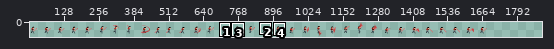
Sprite sheet: assets/characters/drew.png. The picture above shows the old version from afar; the outline marks the close-up.
Close-up. Before:
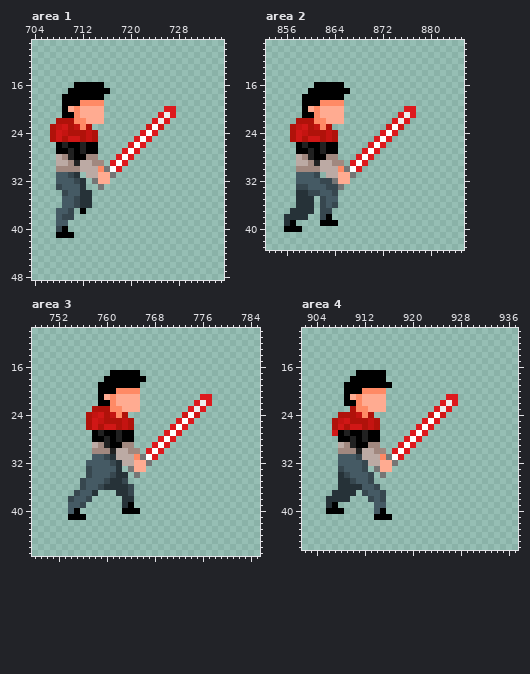
The file is 1700x58 pixels. Shown: area 1: x 704..735, y 9..48; area 2: x 853..885, y 9..43; area 3: x 748..785, y 10..47; area 4: x 902..937, y 10..46. The old version is drawn lined up with the new one, on the new canvas. The wide view leaves out empty margins. The commit also changed other parts of the picture, which this record leaves out.
The same view after the edit:
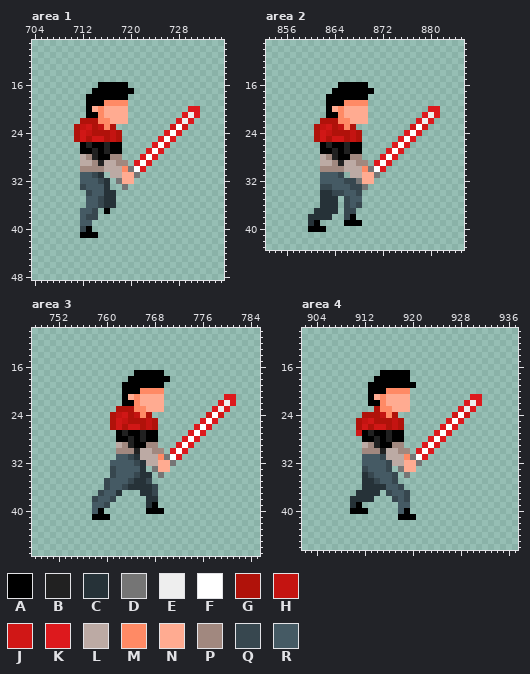
Palette (. is transparent): A #000000  B #212121  C #263238  D #757575  E #eeeeee  F #ffffff  G #b0120a  H #c41411  J #d01716  K #dd191d  L #bcaaa4  M #ff8a65  N #ffab91  P #a1887f  Q #37474f  R #455a64
What changed:
canvas 1700x58 -> 1900x58
Area 1:
y 16: x 711..714 AAAA -> ....; x 716..719 .... -> AAAA
y 17: x 710..713 AAAA -> ....; x 717..720 .... -> AAAA
y 18: x 709..712 AAAA -> ....; x 716..719 .... -> AAAA
y 19: x 709..719 AAAMMMM.... -> ....AAAMMMM
y 20: x 709..713 ANMNN -> ....A; x 715..719 N.... -> MNNNN; x 726..727 KK -> ..; x 730..731 .. -> KK
y 21: x 709..719 AAMNNNN.... -> ....AAMNNNN; x 725..727 KEK -> ...; x 729..731 ... -> KEK
y 22: x 708..719 GGGMMNNN.... -> ....GGGMMNNN; x 724..726 KEK -> ...; x 728..730 ... -> KEK
y 23: x 707..717 GHJGHMG.... -> ....GHJGHMG; x 723..725 JFJ -> ...; x 727..729 ... -> JFJ
y 24: x 707..710 GJHG -> ....; x 712 G -> J; x 715..718 .... -> GGHG; x 722..724 KFK -> ...; x 726..728 ... -> KFK
y 25: x 707..718 GJGJJGHG.... -> ....GJGJJGHG; x 721..723 KFK -> ...; x 725..727 ... -> KFK
y 26: x 708..713 ABAABA -> ....AB; x 715..718 .... -> ABAA; x 720..722 KFK -> ...; x 724..726 ... -> KFK
y 27: x 708..712 AABAB -> ....A; x 714..721 A....KFK -> BABAA...; x 723..725 ... -> KFK
y 28: x 708..712 LPBAA -> ....L; x 714..720 P...KFK -> BAAPP..; x 722..724 ... -> KFK
y 29: x 708..711 LLPB -> ....; x 715..719 P.KFK -> BLLPP; x 721..723 ... -> KFK
y 30: x 708..722 PPPPLLLMDFK.... -> ....PPPPLLLMDFK
y 31: x 708..721 RRQC.LLNND.... -> ....RRQC.LLNND
y 32: x 708..716 RRRQC.DNN -> ....RRRQC; x 718..720 ... -> DNN
y 33: x 708..716 QRRRC..D. -> ....QRRRC; x 719 . -> D
y 34: x 709..717 QRRCC.... -> ....QRRCC
y 35..36: x 709..717 RRQCC.... -> ....RRQCC
y 37: x 708..710 RRQ -> ...; x 712..714 A.. -> RRQ; x 716 . -> A
y 38: x 708..710 RQQ -> ...; x 712..714 ... -> RQQ
y 39: x 708..709 RR -> ..; x 712..713 .. -> RR
y 40: x 708..709 QA -> ..; x 712..713 .. -> QA
y 41: x 708..710 AAA -> ...; x 712..714 ... -> AAA
Area 2:
y 16: x 861..864 AAAA -> ....; x 866..869 .... -> AAAA
y 17: x 860..863 AAAA -> ....; x 867..870 .... -> AAAA
y 18: x 859..862 AAAA -> ....; x 866..869 .... -> AAAA
y 19: x 859..869 AAAMMMM.... -> ....AAAMMMM
y 20: x 859..863 ANMNN -> ....A; x 865..869 N.... -> MNNNN; x 876..877 KK -> ..; x 880..881 .. -> KK
y 21: x 859..869 AAMNNNN.... -> ....AAMNNNN; x 875..877 KEK -> ...; x 879..881 ... -> KEK
y 22: x 858..869 GGGMMNNN.... -> ....GGGMMNNN; x 874..876 KEK -> ...; x 878..880 ... -> KEK
y 23: x 857..867 GHJGHMG.... -> ....GHJGHMG; x 873..875 JFJ -> ...; x 877..879 ... -> JFJ
y 24: x 857..860 GJHG -> ....; x 862 G -> J; x 865..868 .... -> GGHG; x 872..874 KFK -> ...; x 876..878 ... -> KFK
y 25: x 857..868 GJGJJGHG.... -> ....GJGJJGHG; x 871..873 KFK -> ...; x 875..877 ... -> KFK
y 26: x 858..863 ABAABA -> ....AB; x 865..868 .... -> ABAA; x 870..872 KFK -> ...; x 874..876 ... -> KFK
y 27: x 858..862 AABAB -> ....A; x 864..871 A....KFK -> BABAA...; x 873..875 ... -> KFK
y 28: x 858..862 LPBAA -> ....L; x 864..870 P...KFK -> BAAPP..; x 872..874 ... -> KFK
y 29: x 858..861 LLPB -> ....; x 865..869 P.KFK -> BLLPP; x 871..873 ... -> KFK
y 30: x 858..872 PPPPLLLMDFK.... -> ....PPPPLLLMDFK
y 31: x 858..871 RRRQ.LLNND.... -> ....RRRQ.LLNND
y 32: x 858..870 RRRRQQDNN.... -> ....RRRRQQDNN
y 33: x 858..862 QQRRR -> ....Q; x 864..869 QD.... -> RRRQQD
y 34: x 858..863 CCQQRR -> ....CC; x 865..868 .... -> QRRQ
y 35: x 858..860 CCC -> ...; x 862..864 QRR -> CCC; x 866..868 ... -> QRR
y 36: x 858..860 CCC -> ...; x 862..864 QRQ -> CCC; x 866..868 ... -> QRQ
y 37: x 857..864 CCCC.QQ. -> ....CCCC; x 866..867 .. -> QQ
y 38: x 856..863 CCCC..QA -> ....CCCC; x 866..867 .. -> QA
y 39: x 856..857 CA -> ..; x 860..864 ..AAA -> CA...; x 866..868 ... -> AAA
y 40: x 856..858 AAA -> ...; x 860..862 ... -> AAA
Area 3:
y 17: x 761..764 AAAA -> ....; x 766..769 .... -> AAAA
y 18: x 760..763 AAAA -> ....; x 767..770 .... -> AAAA
y 19: x 759..762 AAAA -> ....; x 766..769 .... -> AAAA
y 20: x 759..769 AAAMMMM.... -> ....AAAMMMM
y 21: x 759..763 ANMNN -> ....A; x 765..769 N.... -> MNNNN; x 776..777 KK -> ..; x 780..781 .. -> KK
y 22: x 759..769 AAMNNNN.... -> ....AAMNNNN; x 775..777 KEK -> ...; x 779..781 ... -> KEK
y 23: x 758..769 GGGMMNNN.... -> ....GGGMMNNN; x 774..776 KEK -> ...; x 778..780 ... -> KEK
y 24: x 757..767 GHJGHMG.... -> ....GHJGHMG; x 773..775 JFJ -> ...; x 777..779 ... -> JFJ
y 25: x 757..760 GJHG -> ....; x 762 G -> J; x 765..768 .... -> GGHG; x 772..774 KFK -> ...; x 776..778 ... -> KFK
y 26: x 757..768 GJGJJGHG.... -> ....GJGJJGHG; x 771..773 KFK -> ...; x 775..777 ... -> KFK
y 27: x 758..763 ABAABA -> ....AB; x 765..768 .... -> ABAA; x 770..772 KFK -> ...; x 774..776 ... -> KFK
y 28: x 758..762 AABAB -> ....A; x 764..771 A....KFK -> BABAA...; x 773..775 ... -> KFK
y 29: x 758..762 LPBAA -> ....L; x 764..770 P...KFK -> BAAPP..; x 772..774 ... -> KFK
y 30: x 758..763 PPPBLL -> ....PP; x 765..769 P.KFK -> BLLPP; x 771..773 ... -> KFK
y 31: x 758..772 RRQCLLLMDFK.... -> ....RRQCLLLMDFK
y 32: x 757..771 RRRRQCLLNND.... -> ....RRRRQCLLNND
y 33: x 757..766 QRRRRC.DNN -> ....QRRRRC; x 768..770 ... -> DNN
y 34: x 757..760 QRRR -> ....; x 762..767 CC.D.. -> RRRQCC; x 769 . -> D
y 35: x 756..759 QRRR -> ....; x 761..767 CCQ.... -> RRRQCCQ
y 36: x 756..768 QRRQCCCCQ.... -> ....QRRQCCCCQ
y 37: x 755..761 QRRC... -> ....QRR; x 763..764 CQ -> ..; x 766..768 ... -> CCQ
y 38: x 754..761 QRRQ.... -> ....QRRQ; x 763..764 CC -> ..; x 767..768 .. -> CC
y 39: x 754..756 RRQ -> ...; x 758..760 ... -> RRQ; x 763..764 CA -> ..; x 767..768 .. -> CA
y 40: x 754..755 RA -> ..; x 758..759 .. -> RA; x 763..765 AAA -> ...; x 767..769 ... -> AAA
y 41: x 754..756 AAA -> ...; x 758..760 ... -> AAA
Area 4:
y 17: x 911..914 AAAA -> ....; x 916..919 .... -> AAAA
y 18: x 910..913 AAAA -> ....; x 916..919 .... -> AAAA
y 19: x 909..912 AAAA -> ....; x 917..920 .... -> AAAA
y 20: x 909..919 AAAMMMM.... -> ....AAAMMMM
y 21: x 909..913 ANMNN -> ....A; x 915..919 N.... -> MNNNN; x 926..927 KK -> ..; x 930..931 .. -> KK
y 22: x 909..919 AAMNNNN.... -> ....AAMNNNN; x 925..927 KEK -> ...; x 929..931 ... -> KEK
y 23: x 910..919 GMMNNN.... -> ....GMMNNN; x 924..926 KEK -> ...; x 928..930 ... -> KEK
y 24: x 908..912 GGGHM -> ....G; x 914..917 .... -> GHMG; x 923..925 JFJ -> ...; x 927..929 ... -> JFJ
y 25: x 907..910 GHJG -> ....; x 912..913 GH -> HJ; x 915..918 .... -> GGHG; x 922..924 KFK -> ...; x 926..928 ... -> KFK
y 26: x 907..918 GJGJJGHG.... -> ....GJGJJGHG; x 921..923 KFK -> ...; x 925..927 ... -> KFK
y 27: x 907..913 JABAABA -> ....JAB; x 915..918 .... -> ABAA; x 920..922 KFK -> ...; x 924..926 ... -> KFK
y 28: x 908..912 AABAB -> ....A; x 914..921 A....KFK -> BABAA...; x 923..925 ... -> KFK
y 29: x 908..912 LPBAA -> ....L; x 914..920 P...KFK -> BAAPP..; x 922..924 ... -> KFK
y 30: x 908..913 PPPBLL -> ....PP; x 915..919 P.KFK -> BLLPP; x 921..923 ... -> KFK
y 31: x 908..922 RRRQLLLMDFK.... -> ....RRRQLLLMDFK
y 32: x 908..921 RRRRQLLNND.... -> ....RRRRQLLNND
y 33: x 908..911 QRRR -> ....; x 913..916 .DNN -> RRRQ; x 918..920 ... -> DNN
y 34: x 908..912 CQRRR -> ....C; x 914..917 .D.. -> RRRQ; x 919 . -> D
y 35: x 908..917 CCQRRQ.... -> ....CCQRRQ
y 36: x 908..918 CCCCRRQ.... -> ....CCCCRRQ
y 37: x 907..919 CCCC.QRRQ.... -> ....CCCC.QRRQ
y 38: x 906..915 CCCC...QRQ -> ....CCCC..; x 917..919 ... -> QRQ
y 39: x 906..907 CA -> ..; x 910..911 .. -> CA; x 914..915 RR -> ..; x 918..919 .. -> RR
y 40: x 906..908 AAA -> ...; x 910..912 ... -> AAA; x 914..915 RA -> ..; x 918..919 .. -> RA
y 41: x 914..916 AAA -> ...; x 918..920 ... -> AAA
